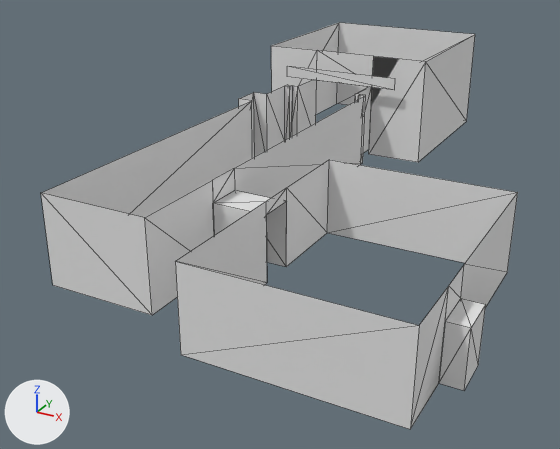
The OBJ model res/museum/Room01Bricks.obj, before and after one commit.
One viewpoint serves both versions: a 50 mm lens placed at (22.76, -33.96, 17.85), pointed at (1.76, 4.22, -1.24). Lighting does not change. The marker at lower left points along +X, +Y and +Z. The picture after the commit comes second. Mesh edges are drawn as thin lines. Where no turn or scale is listed for an object, it has been applied to the vertices. Vertices at exactly the same position are counted once.

Names of what the first picture shows: 'BlackBricks'.
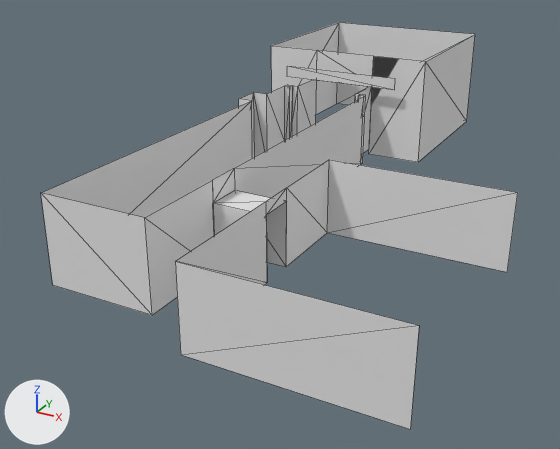
Pixel boxes [x1, y1, x2, y2] of what changed, in the pictures (560 x 449 px):
part 1 of me_blackbricks, deleted
    before: [411, 193, 518, 428]

The change, as a diff of the scene's bpy script:
```diff
--- a/res/museum/Room01Bricks.obj.py
+++ b/res/museum/Room01Bricks.obj.py
@@ me_blackbricks @@
 # used by ob_blackbricks; location = (0.0, 0.0, 0.0)
-me_blackbricks.from_pydata(...)  # 84 vertices, 81 faces; spans x -6.0..17.0, y -12.0..29.0, z -0.4..6.8
+me_blackbricks.from_pydata(...)  # 74 vertices, 67 faces; spans x -6.0..16.0, y -12.0..29.0, z -0.4..6.8
+# me_blackbricks part 1
+# 10 vertices are removed from x 16.0..17.0, y -8.8..-6.8, z 0.0..4.3
+# 14 faces are deleted
```
